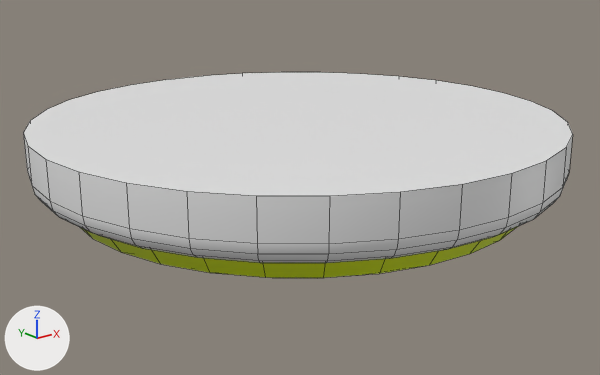
A saved change to the Blender file Assets/BlenderFiles/RoundLamp.blend.
Before and after are seen from a 50 mm camera at (-0.255, -0.32, 0.09) aimed at (0.001, 0.0, -0.038). Every picture has the same lights, and +X, +Y and +Z are marked at lower left. Mesh edges are drawn as thin lines.

The older version as bpy lines, for what is in view:
```python
me_cylinder = bpy.data.meshes.new('Cylinder')
me_cylinder.from_pydata(...)  # 352 vertices, 260 faces; spans x -1.0..1.0, y -1.0..1.0, z 0.0..0.41
me_cylinder.polygons.foreach_set('use_smooth', [True] * 260)
# faces by material slot: [193, 67]
me_cylinder.materials.append(mat_material_001)  # white #e7e7e7
me_cylinder.materials.append(mat_lamp)  # yellow #d3e700
ob_cylinder = bpy.data.objects.new('Cylinder', me_cylinder)
ob_cylinder.location = (0.0, 0.0, 0.0)
ob_cylinder.rotation_euler = (0.0, 3.142, 0.0)  # degrees (0, 180, 0)
ob_cylinder.scale = (0.131, 0.131, 0.131)
```
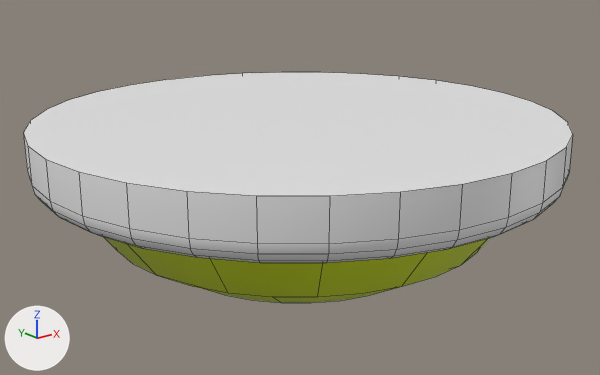
What changed in the scene script:
```text
Change me_cylinder:
    where me_cylinder.from_pydata(...)  # 352 vertices, 260 faces; spans x -1.0..1.0, y -1.0..1.0, z 0.0..0.41
    used by ob_cylinder; location = (0.0, 0.0, 0.0); rotation_euler = (0.0, 3.142, 0.0), in degrees (0, 180, 0); scale = (0.131, 0.131, 0.131)
    me_cylinder part 1: all 128 vertices in x -0.87..0.87, y -0.87..0.87, z 0.29..0.41 are scaled about their middle by (1, 1, 2.87), then moved by (0.0, 0.0, 0.06)
```

Pixel boxes (x1, y1, x2, y2) of what changed, in the pictures (600 x 375 px; the box of a moved part takes in the faces that stretch with it):
'Cylinder', reshaped (12% taller)
    before: (23, 72, 573, 278)
    after: (23, 72, 573, 303)
part 1 of me_cylinder, moved or reshaped
    before: (80, 226, 518, 278)
    after: (104, 237, 490, 303)
